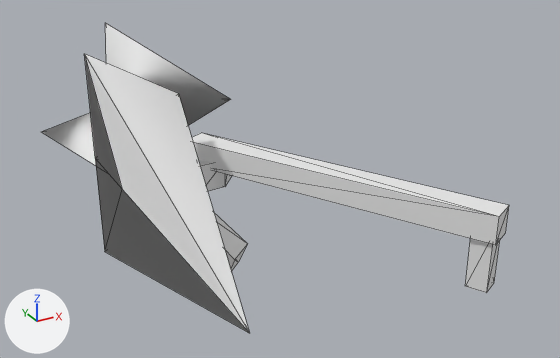
The OBJ model assets/meshes/hull_sarn_tender_frag_6.obj as it was, and as the next commit left it.
Both versions are drawn from a 50 mm camera at (-0.436, -3.155, 1.286) aimed at (0.446, -1.551, 0.484). Every picture has the same lights, and +X, +Y and +Z are marked at lower left. The first picture is the older version. Mesh edges are drawn as thin lines. Where no turn or scale is listed for an object, it has been applied to the vertices.

The first picture shows 'hull_sarn_tender_frag_6'.
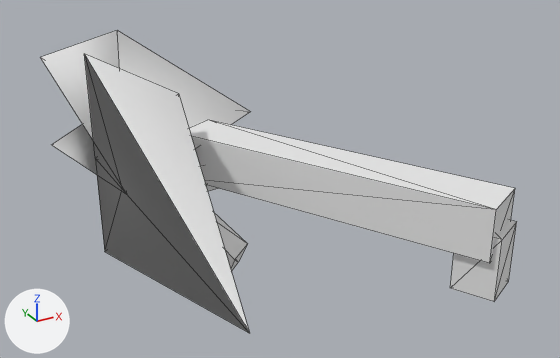
The newer file is also rescaled (x1.029), turned or shifted as a whole; pictures and numbers use the older file's frame.

Scene script edits in JSON lines:
```json
{"block": "me_hull_sarn_tender_frag_6", "where": "# used by ob_hull_sarn_tender_frag_6; location = (0.0, 0.0, 0.0)"}
{"block": "me_hull_sarn_tender_frag_6", "where": "# verts and faces of me_hull_sarn_tender_frag_6; kept vertices keep their numbers, new ones are numbered from 54"}
{"block": "me_hull_sarn_tender_frag_6", "where": "# before: 8 (0.0, -1.46, 0.85) at pixel (84, 53), 9 (0.0, -2.27, 0.6) at pixel (249, 333), 52 (0.0, -1.66, 0.6) at pixel (122, 189)"}
{"op": "remove", "block": "me_hull_sarn_tender_frag_6", "code": "me_hull_sarn_tender_frag_6.from_pydata(...)  # 54 vertices, 84 faces; spans x 0.0..0.68, y -2.27..-0.62, z 0.34..0.85"}
{"op": "add", "block": "me_hull_sarn_tender_frag_6", "code": "me_hull_sarn_tender_frag_6.from_pydata(...)  # 55 vertices, 86 faces; spans x 0.0..0.71, y -2.27..-0.75, z 0.34..0.85"}
{"block": "me_hull_sarn_tender_frag_6", "change": "me_hull_sarn_tender_frag_6 part 1: the loose piece of 8 vertices spanning x 0.61..0.67, y -2.13..-2.06, z 0.4..0.55 is scaled about its middle by (2, 2, 1)"}
{"block": "me_hull_sarn_tender_frag_6", "change": "me_hull_sarn_tender_frag_6 part 2: the loose piece of 8 vertices spanning x 0.24..0.68, y -2.14..-1.4, z 0.52..0.59 is rebuilt with 8 vertices and now spans x 0.22..0.71, y -2.15..-1.38, z 0.49..0.61"}
{"block": "me_hull_sarn_tender_frag_6", "change": "me_hull_sarn_tender_frag_6 part 3: the loose piece of 5 vertices spanning x 0.0..0.47, y -1.57..-0.62, z 0.46..0.73 is rebuilt with 6 vertices and now spans x 0.0..0.47, y -1.69..-0.75, z 0.46..0.73"}
{"block": "me_hull_sarn_tender_frag_6", "change": "me_hull_sarn_tender_frag_6 part 4"}
{"op": "add", "block": "me_hull_sarn_tender_frag_6", "code": "delete_faces([(8, 52, 9)])"}
{"op": "add", "block": "me_hull_sarn_tender_frag_6", "code": "faces += [(8, 9, 52)]  # mat_interior (white #e7e7e7)"}
```

What differs and where, as boxes (x1, y1, x2, y2) in the pictures (560 x 358 px; the box of a moved part takes in the faces that stretch with it):
```json
{"object": "hull_sarn_tender_frag_6", "change": "reshaped", "before": [42, 23, 509, 333], "after": [40, 30, 517, 333]}
{"part": 1, "of": "me_hull_sarn_tender_frag_6", "change": "moved or reshaped", "before": [465, 239, 500, 293], "after": [450, 220, 517, 301]}
{"part": 2, "of": "me_hull_sarn_tender_frag_6", "change": "rebuilt", "before": [192, 133, 509, 245], "after": [189, 120, 515, 263], "on screen": "27% taller"}
{"part": 3, "of": "me_hull_sarn_tender_frag_6", "change": "rebuilt", "before": [42, 23, 231, 166], "after": [40, 30, 250, 175], "on screen": "11% wider"}
{"part": 4, "of": "me_hull_sarn_tender_frag_6", "change": "moved or reshaped", "before": [85, 56, 248, 331], "after": [85, 56, 248, 331]}
```
